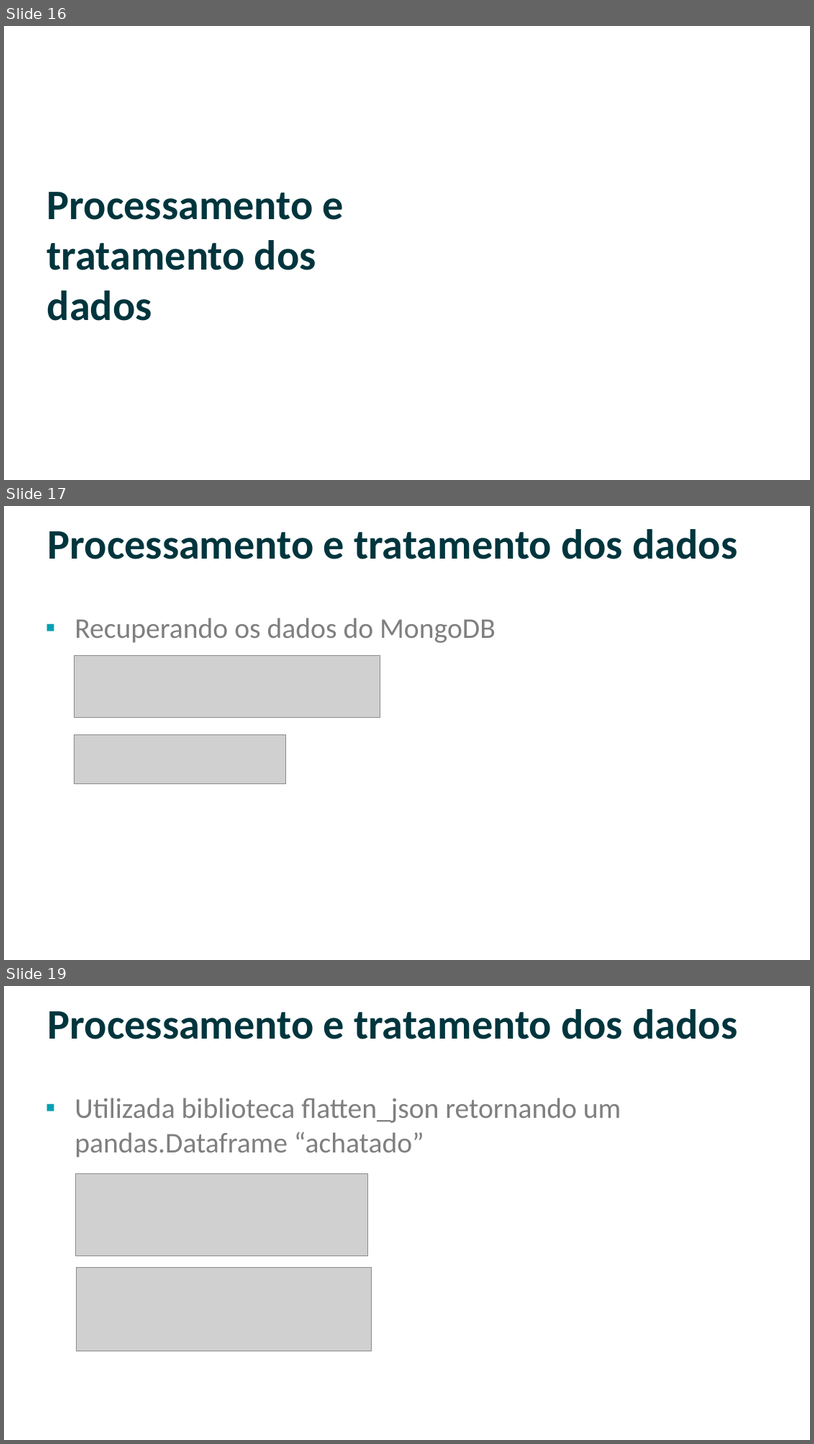
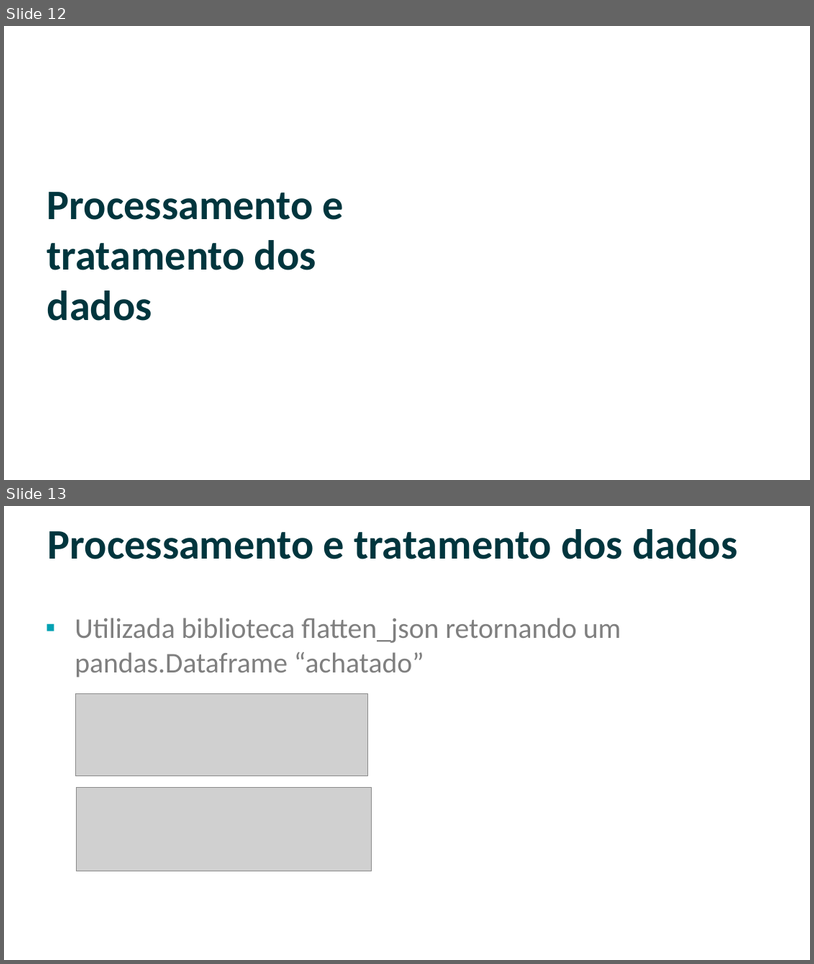
Before and after one commit to willsancheslima/tcc-puc-minas, a slide deck: doc/apresentacao.pptx. Shown one above the other, each under a label of ours: slides 16, 17 and 19 before the commit, slides 12 and 13 after it; the slides between them are not shown. The pictures are 814x1444 and 814x964 pixels, drawn with LibreOffice and Linux fonts; fonts in the diff are those of the drawing; grey boxes stand for pictures; background and template pictures are left out. Boxes give left, top, right and bottom in pixels: in the first picture for what was removed or moved away, otherwise in the second. Text is boxed around its words. In the diff, an @@ line names an element or a change of style, - is before the commit and + after.

```diff
--- a/doc/apresentacao.pptx
+++ b/doc/apresentacao.pptx
@@ slide 17 removed at [4,506,810,960], background #FFFFFF @@
@@ title removed at [48,529,738,559] @@
-Processamento e tratamento dos dados
@@ subtitle removed at [75,618,496,643] @@
-▪ Recuperando os dados do MongoDB
@@ picture removed at [74,655,381,717] @@
@@ picture removed at [74,735,286,784] @@
@@ what was slide 16 is now slide 12 @@
@@ what was slide 19 is now slide 13 @@
```
Also in this commit, not shown: 9 slides changed, 22 other slides removed, 7 other files.
